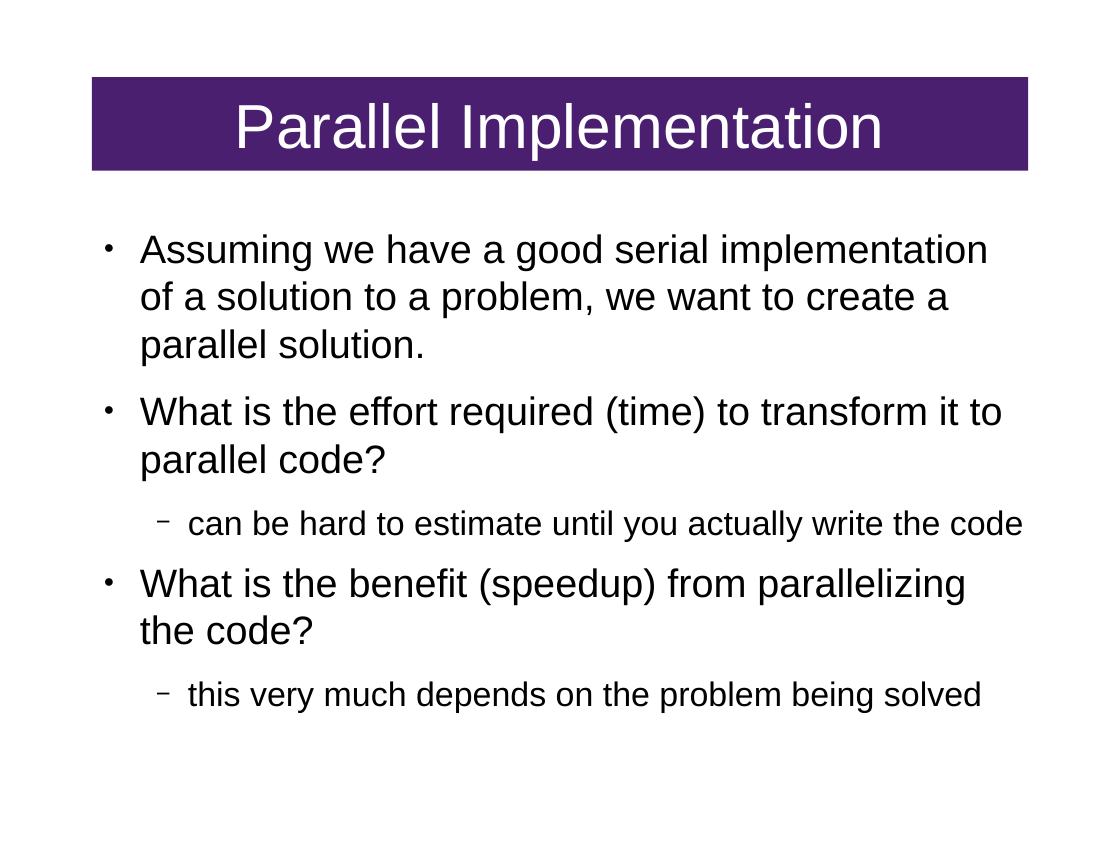
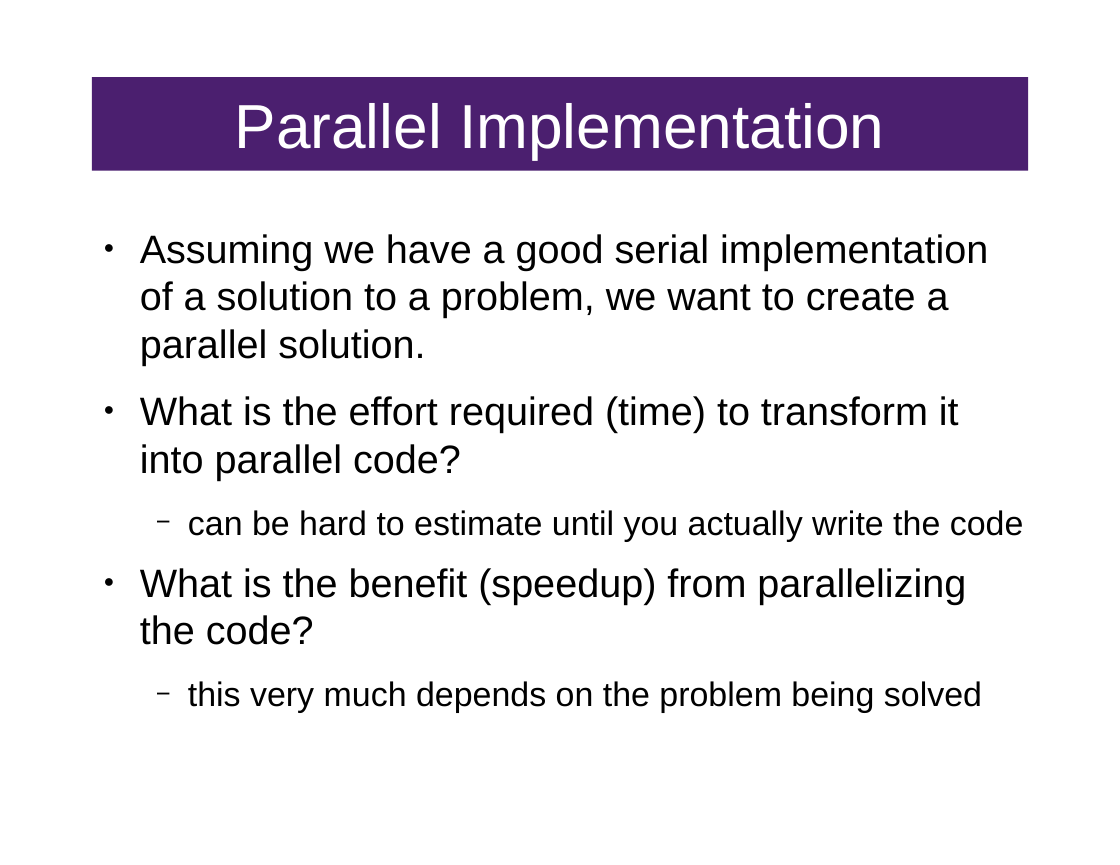
Before and after one commit to FractalDesigns/cowichan-1, a slide deck: slide 11 of presentation-june.odp. Drawn at 1120x865 pixels with LibreOffice and Linux fonts; fonts in the diff are those of the drawing. Boxes give left, top, right and bottom in pixels: in the first picture for what was removed or moved away, otherwise in the second. Text is boxed around its words. In the diff, an @@ line names an element or a change of style, - is before the commit and + after.

```diff
--- a/presentation-june.odp
+++ b/presentation-june.odp
@@ text at (140, 396, 959, 480): text changed @@
-● What is the effort required (time) to transform it to parallel code?
+● What is the effort required (time) to transform it into parallel code?
```
Also in this commit, not shown: 3 other slides changed, 1 other file.
